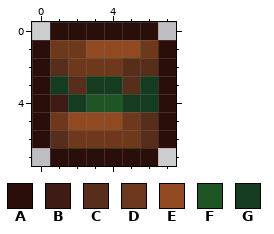
Two states of a pixel-art sprite, Content/Tiles/Catacomb/CatacombBrick2Item.png. The picture above was drawn from the file before the commit.
The file is 16x16 pixels, drawn in blocks of 2x2; one block is one cell here.
Palette (. is transparent): A #2a0e09  B #3e1c15  C #572d1b  D #6d381b  E #914922  F #1f5525  G #153b20
New version:
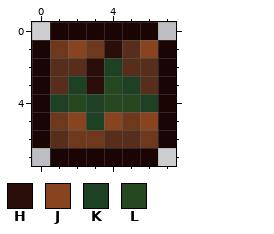
Colours new in this view: H #2a0e09  J #88441e  K #1d4122  L #254821
The author wrote: Catacomb block dust fixes
From old to new:
Colour A changes from #2a0e09 to #1b0404.
Colour C replaces colour D in row 2 at x 2; in row 6 at x 4 to 5.
Colour C replaces colour E in row 1 at x 5.
Colour C replaces colour G in row 3 at x 1 and 6.
Colour D replaces colour C in row 6 at x 6.
Colour D replaces colour E in row 1 at x 3.
Colour H replaces colour D in row 2 at x 3.
Colour H replaces colour E in row 1 at x 4.
Colour H replaces colour G in row 3 at x 3.
Colour J replaces colour C in row 5 at x 6.
Colour J replaces colour D in row 1 at x 2 and 6.
Colour J replaces colour E in row 5 at x 2 and 4.
Colour K replaces colour B in row 4 at x 1.
Colour K replaces colour C in row 3 at x 2 and 5.
Colour K replaces colour D in row 2 at x 4.
Colour K replaces colour E in row 5 at x 3.
Colour K replaces colour F in row 4 at x 3.
Colour K replaces colour G in row 4 at x 6.
Colour L replaces colour F in row 4 at x 4.
Colour L replaces colour G in row 3 at x 4; in row 4 at x 2 and 5.
